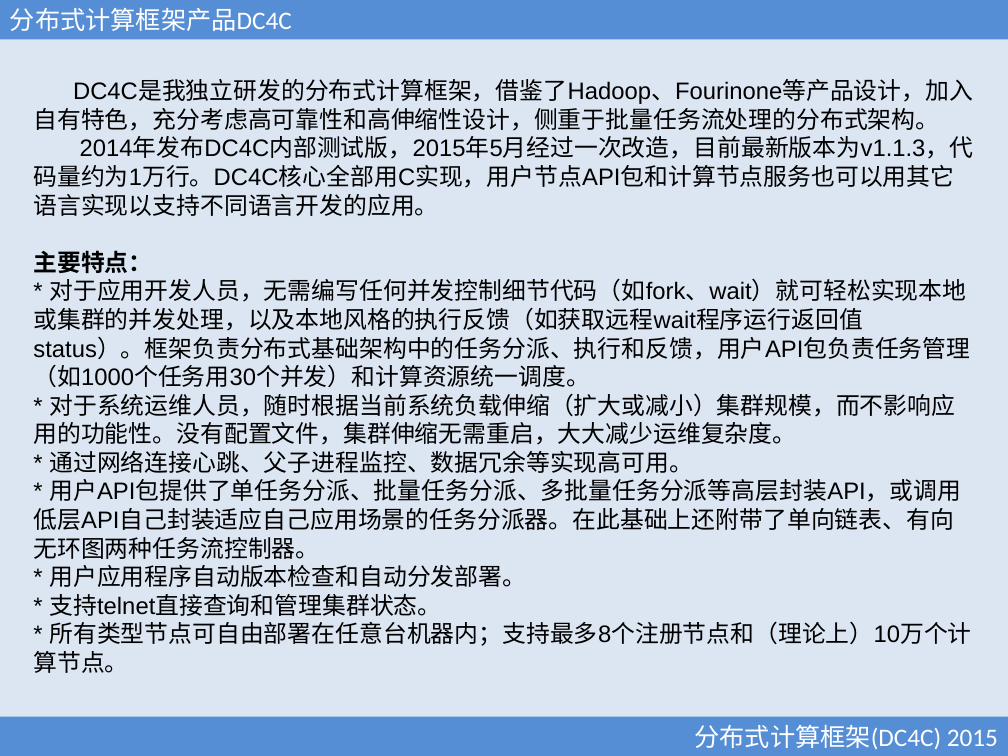
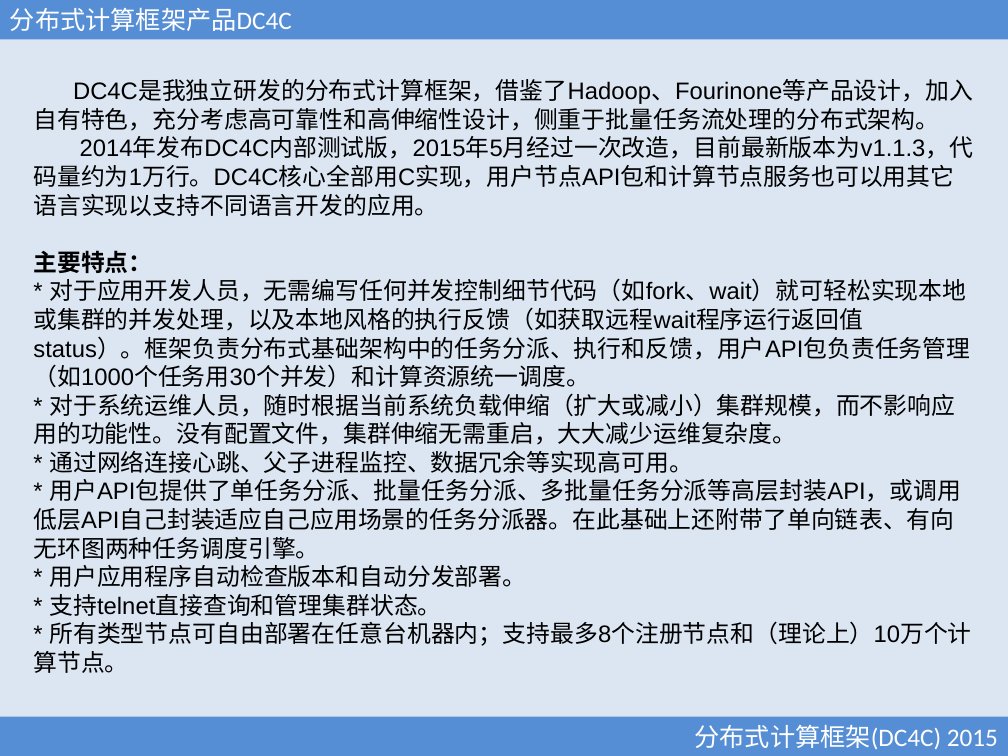
Before and after one commit to xubingyue/dc4c, a slide deck: slide 5 of doc/DC4C.ppt. Drawn at 1008x756 pixels with LibreOffice and Linux fonts; fonts in the diff are those of the drawing. Boxes give left, top, right and bottom in pixels: in the first picture for what was removed or moved away, otherwise in the second. Text is boxed around its words. In the diff, an @@ line names an element or a change of style, - is before the commit and + after.

```diff
--- a/doc/DC4C.ppt
+++ b/doc/DC4C.ppt
@@ text at box(33, 479, 961, 587): text changed @@
-* 用户API包提供了单任务分派、批量任务分派、多批量任务分派等高层封装API，或调用低层API自己封装适应自己应用场景的任务分派器。在此基础上还附带了单向链表、有向无环图两种任务流控制器。
-* 用户应用程序自动版本检查和自动分发部署。
+* 用户API包提供了单任务分派、批量任务分派、多批量任务分派等高层封装API，或调用低层API自己封装适应自己应用场景的任务分派器。在此基础上还附带了单向链表、有向无环图两种任务调度引擎。
+* 用户应用程序自动检查版本和自动分发部署。
```
Also in this commit, not shown: 5 other slides changed, 55 other files.
